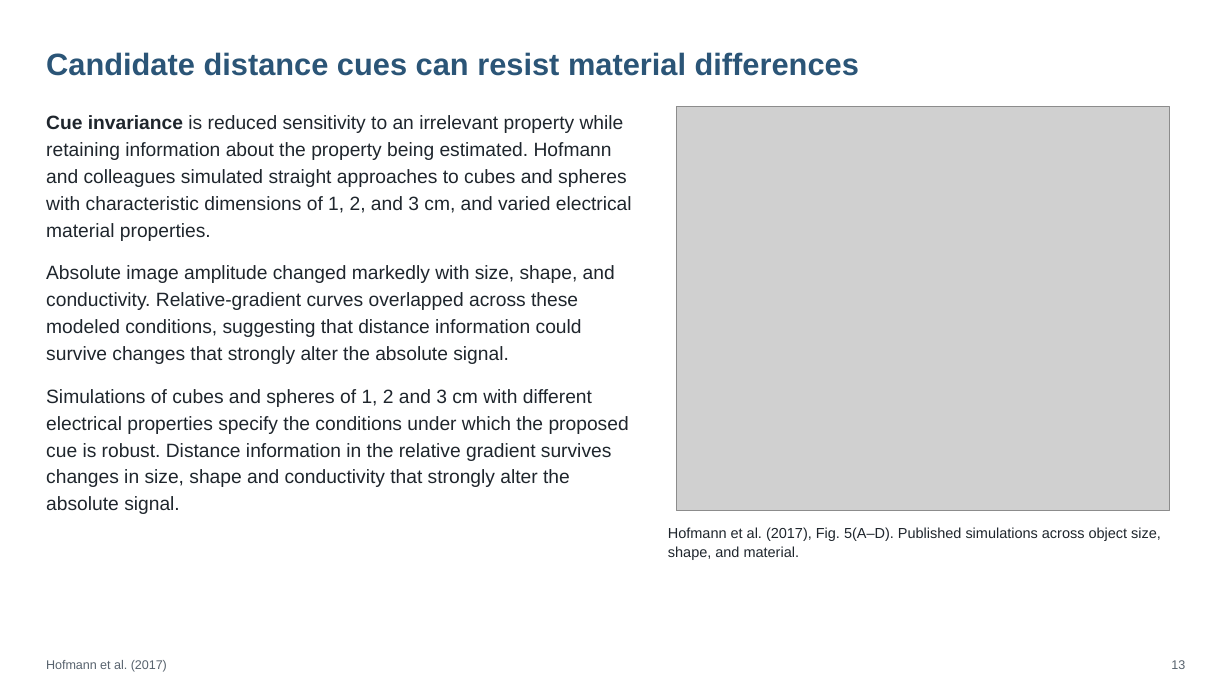
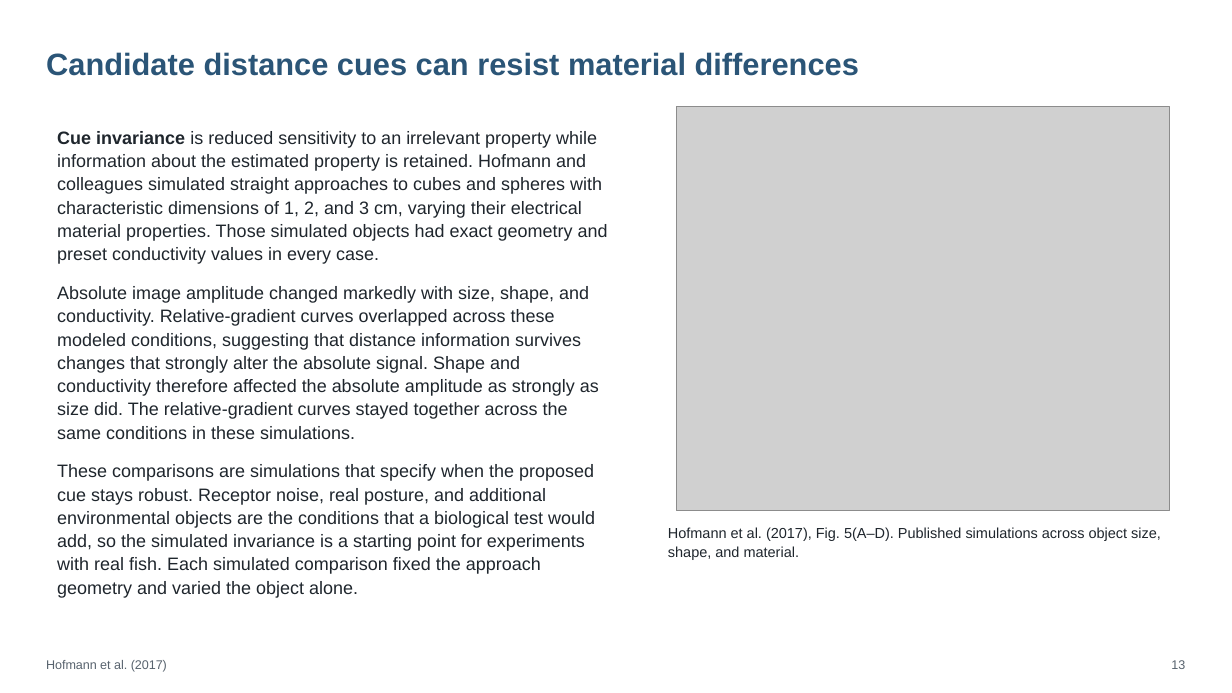
Before and after one commit to jordanxxlopez/NEUROETHOLOGY, a slide deck: slide 17 of scaffolded/Neuroethology_Lecture21_FA2026_SCAFFOLDED.pptx (slide 18 before the commit). Drawn at 1232x693 pixels with LibreOffice and Linux fonts; fonts in the diff are those of the drawing; grey boxes stand for pictures. Boxes give left, top, right and bottom in pixels: in the first picture for what was removed or moved away, otherwise in the second. Text is boxed around its words. In the diff, an @@ line names an element or a change of style, - is before the commit and + after.

```diff
--- a/scaffolded/Neuroethology_Lecture21_FA2026_SCAFFOLDED.pptx
+++ b/scaffolded/Neuroethology_Lecture21_FA2026_SCAFFOLDED.pptx
@@ text at box(57, 131, 608, 598): text changed; size 15 to 14 pt @@
-Cue invariance is reduced sensitivity to an irrelevant property while retaining information about the property being estimated. Hofmann and colleagues simulated straight approaches to cubes and spheres with characteristic dimensions of 1, 2, and 3 cm, and varied electrical material properties.
-Absolute image amplitude changed markedly with size, shape, and conductivity. Relative-gradient curves overlapped across these modeled conditions, suggesting that distance information could survive changes that strongly alter the absolute signal.
-Simulations of cubes and spheres of 1, 2 and 3 cm with different electrical properties specify the conditions under which the proposed cue is robust. Distance information in the relative gradient survives changes in size, shape and conductivity that strongly alter the absolute signal.
+Cue invariance is reduced sensitivity to an irrelevant property while information about the estimated property is retained. Hofmann and colleagues simulated straight approaches to cubes and spheres with characteristic dimensions of 1, 2, and 3 cm, varying their electrical material properties. Those simulated objects had exact geometry and preset conductivity values in every case.
+Absolute image amplitude changed markedly with size, shape, and conductivity. Relative-gradient curves overlapped across these modeled conditions, suggesting that distance information survives changes that strongly alter the absolute signal. Shape and conductivity therefore affected the absolute amplitude as strongly as size did. The relative-gradient curves stayed together across the same conditions in these simulations.
+These comparisons are simulations that specify when the proposed cue stays robust. Receptor noise, real posture, and additional environmental objects are the conditions that a biological test would add, so the simulated invariance is a starting point for experiments with real fish. Each simulated comparison fixed the approach geometry and varied the object alone.
```
Also in this commit, not shown: 53 other slides changed, 4 slides added, 4 slides removed, 4 other files.
